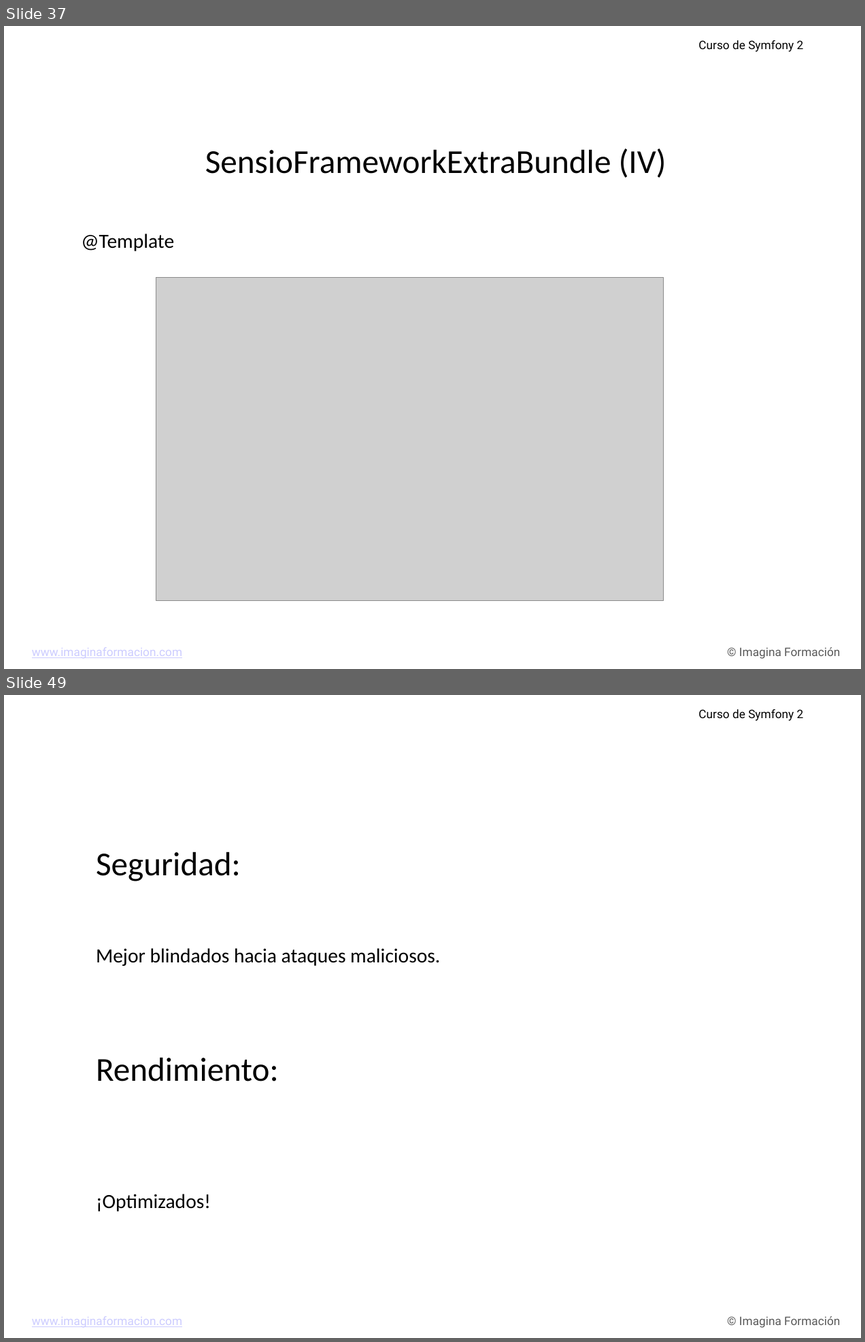
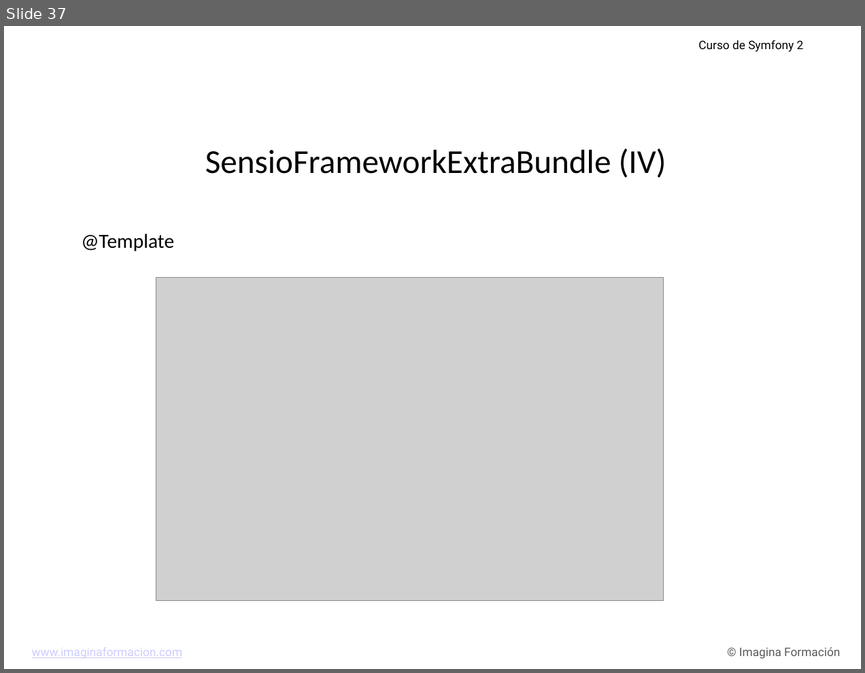
Before and after one commit to carlescliment/curso-symfony2, a slide deck: compiled/ppt/Tema 2.ppt. Shown one above the other, each under a label of ours: slides 37 and 49 before the commit, slide 37 after it; the slides between them are not shown. The pictures are 865x1342 and 865x673 pixels, drawn with LibreOffice and Linux fonts; fonts in the diff are those of the drawing; grey boxes stand for pictures; background and template pictures are left out. Boxes give left, top, right and bottom in pixels: in the first picture for what was removed or moved away, otherwise in the second. Text is boxed around its words. In the diff, an @@ line names an element or a change of style, - is before the commit and + after.

```diff
--- a/compiled/ppt/Tema 2.ppt
+++ b/compiled/ppt/Tema 2.ppt
@@ slide 49 removed at bbox=[4, 695, 861, 1338], background picture (left out); not listed: 3 template elements that a slide beside it also shows @@
@@ text removed at bbox=[96, 851, 440, 1211] @@
-Seguridad:
-Mejor blindados hacia ataques maliciosos.
-Rendimiento:
-¡Optimizados!
```
Also in this commit, not shown: 1 slide changed, 6 slides added, 51 other slides removed, 1 other file.
